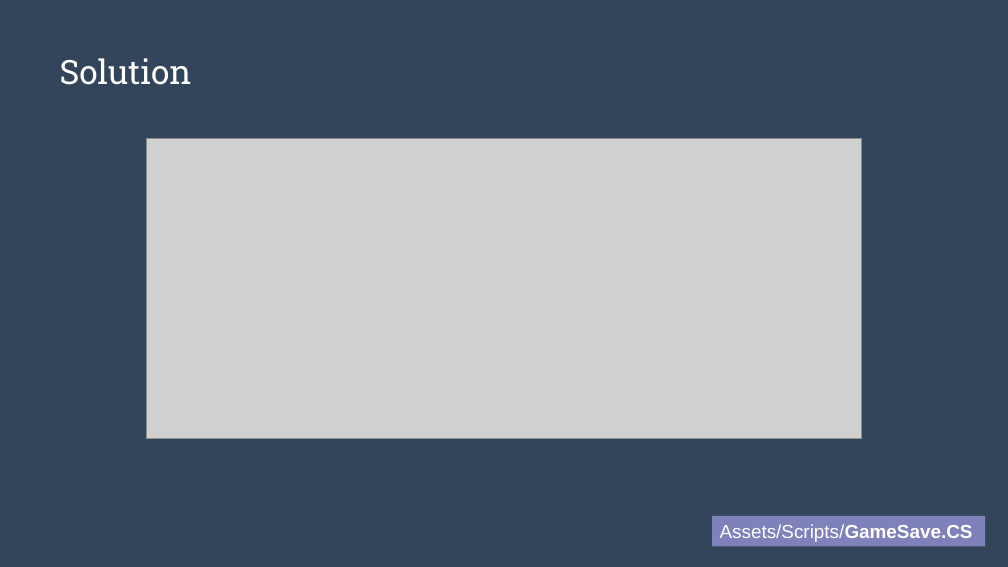
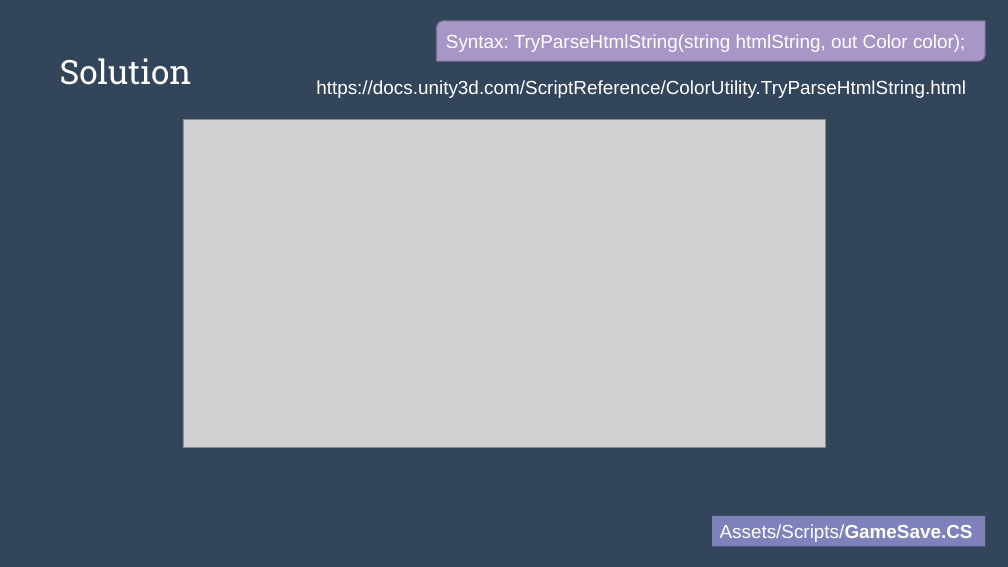
Before and after one commit to alexasummers/Serialization, a slide deck: slide 19 of Serialization/Lecture.pptx (slide 16 before the commit). Drawn at 1008x567 pixels with LibreOffice and Linux fonts; fonts in the diff are those of the drawing; grey boxes stand for pictures. Boxes give left, top, right and bottom in pixels: in the first picture for what was removed or moved away, otherwise in the second. Text is boxed around its words. In the diff, an @@ line names an element or a change of style, - is before the commit and + after.

```diff
--- a/Serialization/Lecture.pptx
+++ b/Serialization/Lecture.pptx
@@ round diag rect added at (x1=436, y1=21, x2=985, y2=61), fill #A896C6, outline #7C6F92 1 pt, 18 pt, text #FFFFFF @@
+Syntax: TryParseHtmlString(string htmlString, out Color color);
@@ text added at (x1=316, y1=80, x2=966, y2=98), 18 pt, text #FFFFFF @@
+https://docs.unity3d.com/ScriptReference/ColorUtility.TryParseHtmlString.html
@@ picture resized from (x1=147, y1=139, x2=862, y2=439) to (x1=183, y1=119, x2=825, y2=448) @@
```
Also in this commit, not shown: 1 other slide changed, 5 slides added, 1 other file.
